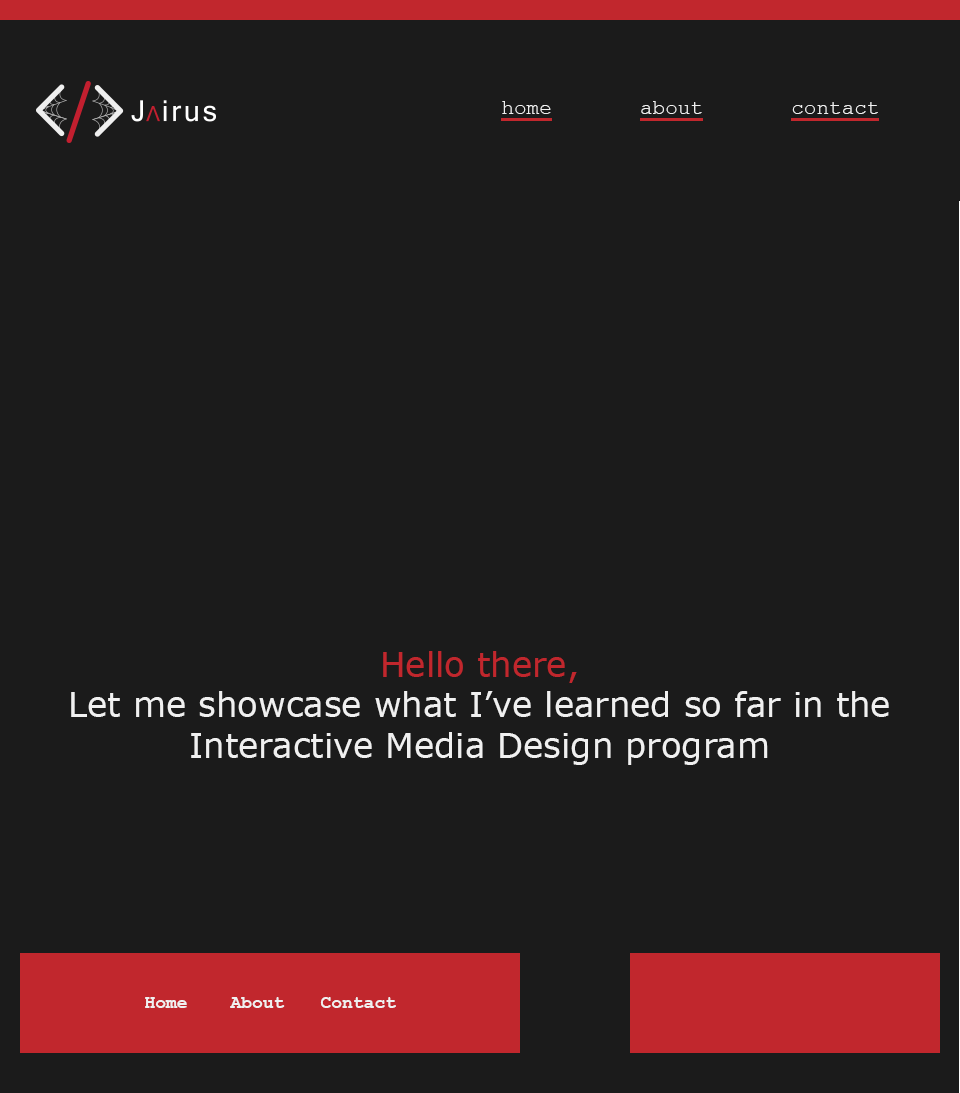
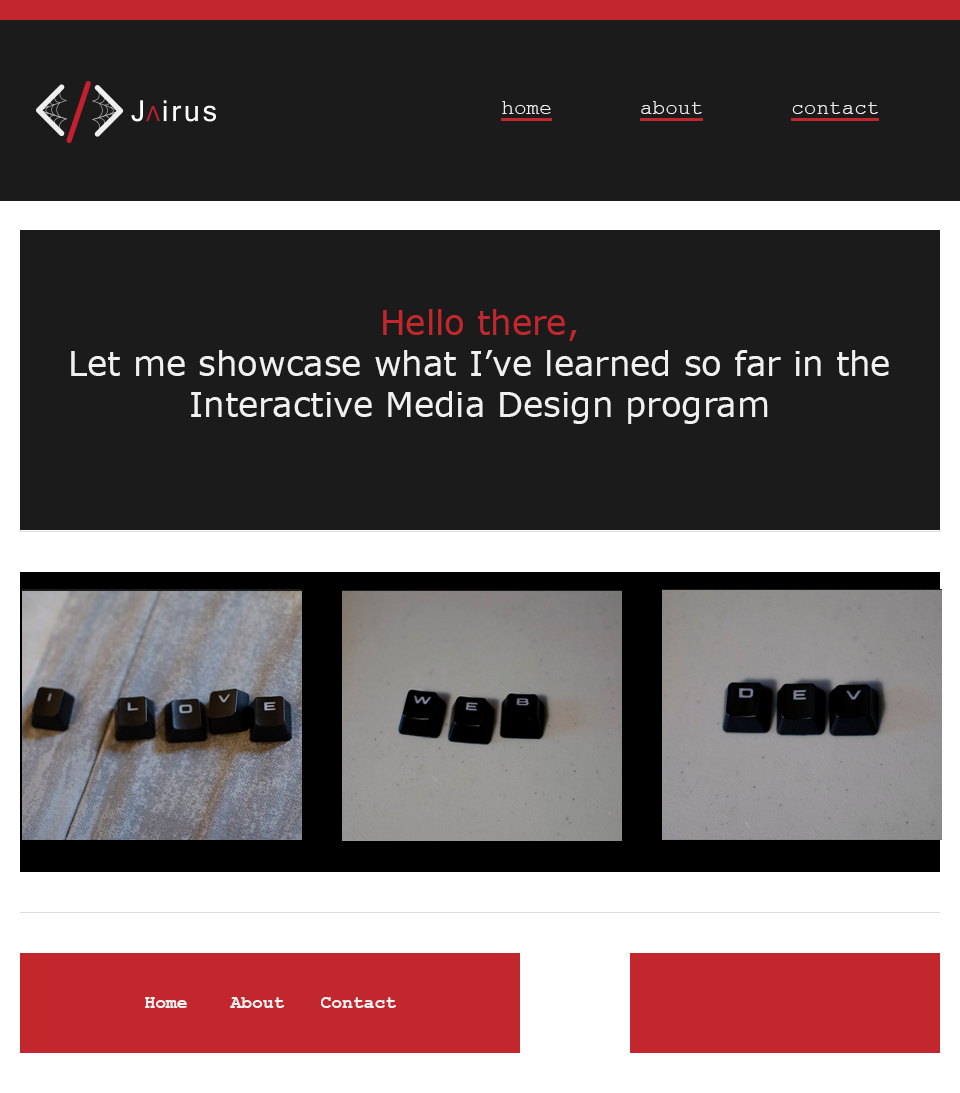
Layer changes from the first (960, 1093) image to the second:
painted on "Hello there, Let me showcase what I’ve learned so far in the I" over [71, 309, 889, 765]
painted on "main text box" over [20, 309, 940, 871]
added group "images" with 6 layers in group "content" over [0, 589, 959, 851]
added layer "ilove" in group "images" over [0, 591, 366, 841]
added layer "ilove clip box" in group "images" over [22, 591, 302, 840]
added layer "web pic" in group "images" over [309, 591, 653, 851]
added layer "web clip box" in group "images" over [342, 591, 622, 841]
added layer "dev pic" in group "images" over [615, 590, 959, 841]
added layer "dev clip box" in group "images" over [662, 590, 942, 840]
hid "mainbckgrd" (1st of 3, in "wireframes" › "Homepage"), painted on it over [0, 201, 959, 1093]
